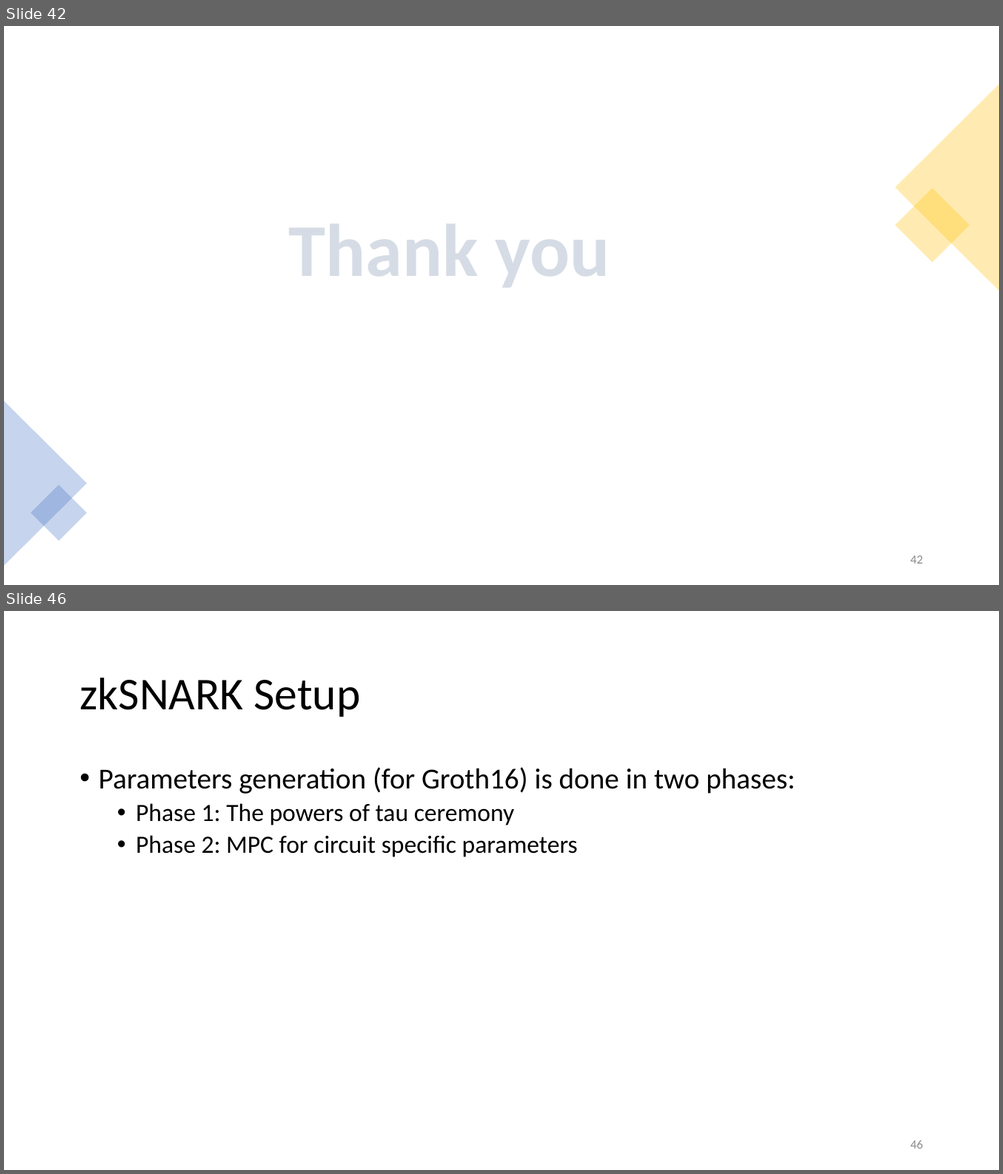
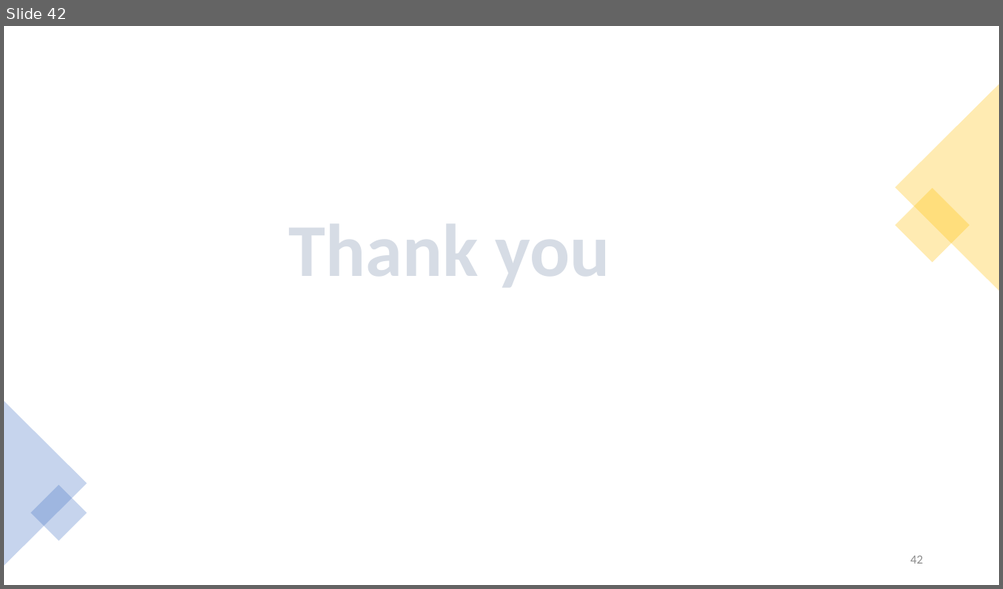
Before and after one commit to vacp2p/research, a slide deck: rln-research/presentations/11-2021-Tokenmics-Waku-rln-relay.pptx. Shown one above the other, each under a label of ours: slides 42 and 46 before the commit, slide 42 after it; the slides between them are not shown. The pictures are 1003x1174 and 1003x589 pixels, drawn with LibreOffice and Linux fonts; fonts in the diff are those of the drawing. Boxes give left, top, right and bottom in pixels: in the first picture for what was removed or moved away, otherwise in the second. Text is boxed around its words. In the diff, an @@ line names an element or a change of style, - is before the commit and + after.

```diff
--- a/rln-research/presentations/11-2021-Tokenmics-Waku-rln-relay.pptx
+++ b/rln-research/presentations/11-2021-Tokenmics-Waku-rln-relay.pptx
@@ slide 46 removed at [4,611,999,1170], background #FFFFFF @@
@@ title removed at [79,678,361,717] @@
-zkSNARK Setup
@@ text removed at [99,767,794,857] @@
-• Parameters generation (for Groth16) is done in two phases:
-  • Phase 1: The powers of tau ceremony
-  • Phase 2: MPC for circuit specific parameters
@@ page number removed at [910,1141,922,1149] @@
-46
```
Also in this commit, not shown: 3 other slides removed.
